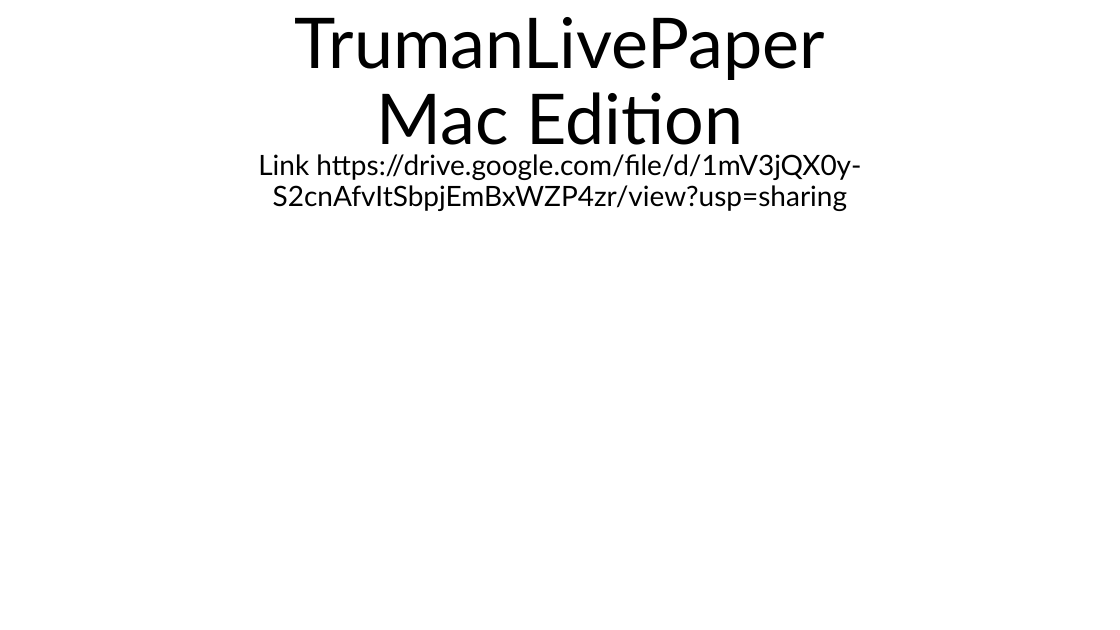
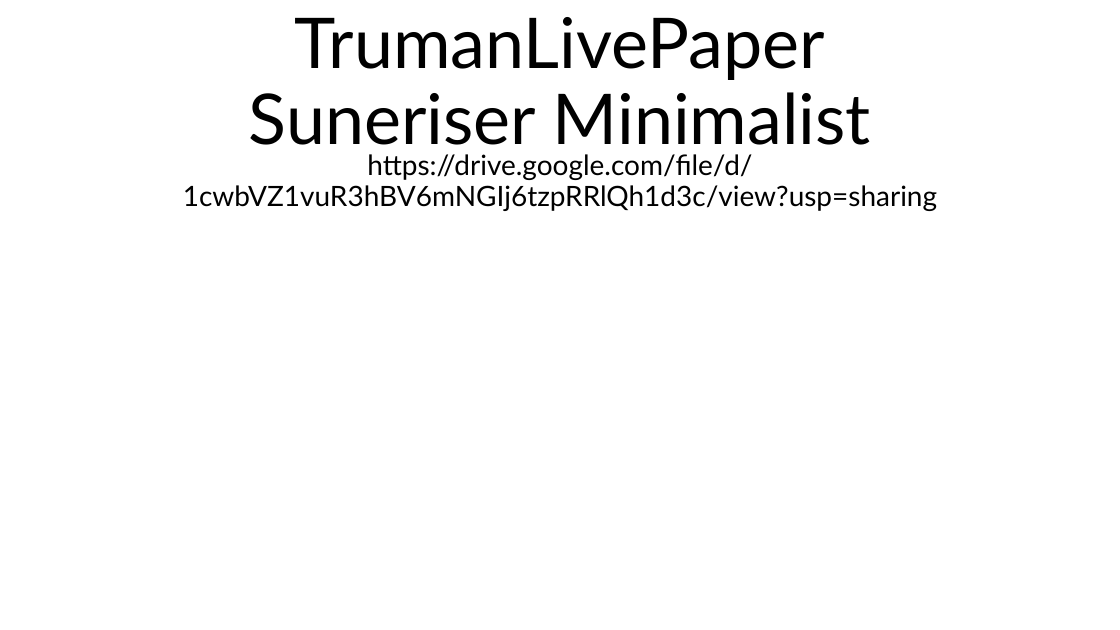
Before and after one commit to buinamtruman789-boop/TrumanLivePaper, a slide deck: slide 2 of Truman Live Paper.pptx (slide 1 before the commit). Drawn at 1120x630 pixels with LibreOffice and Linux fonts; fonts in the diff are those of the drawing. Boxes give left, top, right and bottom in pixels: in the first picture for what was removed or moved away, otherwise in the second. Text is boxed around its words. In the diff, an @@ line names an element or a change of style, - is before the commit and + after.

```diff
--- a/Truman Live Paper.pptx
+++ b/Truman Live Paper.pptx
@@ title at <box>249,17,871,157</box>: text changed @@
-TrumanLivePaper
-Mac Edition
+TrumanLivePaper
+Suneriser Minimalist
@@ subtitle at <box>183,154,937,211</box>: text changed @@
-Link https://drive.google.com/file/d/1mV3jQX0y-S2cnAfvItSbpjEmBxWZP4zr/view?usp=sharing
+https://drive.google.com/file/d/1cwbVZ1vuR3hBV6mNGIj6tzpRRlQh1d3c/view?usp=sharing
```
Also in this commit, not shown: 1 slide added.
